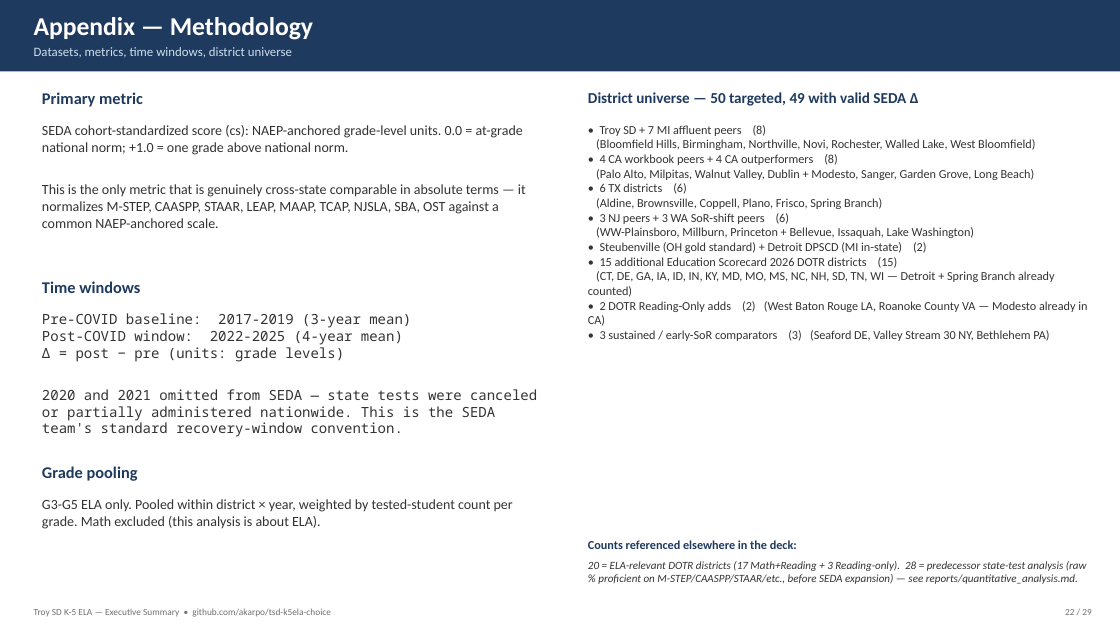
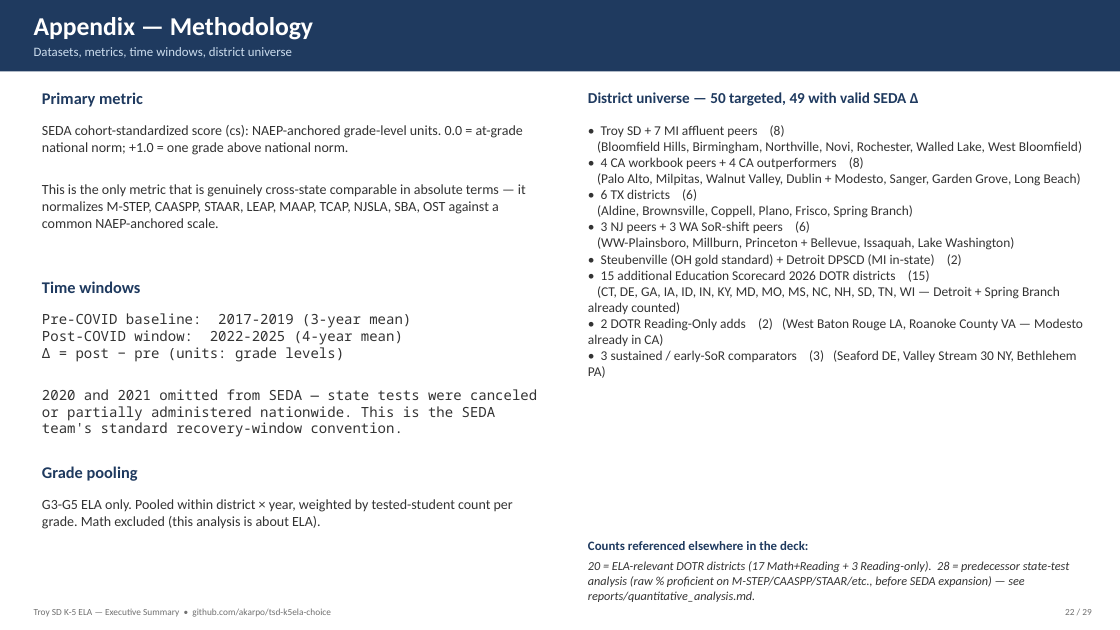
Before and after one commit to akarpo/tsd-k5ela-choice, a slide deck: slide 22 of analysis/Troy_K5_ELA_Executive_Summary.pptx. Drawn at 1120x630 pixels with LibreOffice and Linux fonts; fonts in the diff are those of the drawing. Boxes give left, top, right and bottom in pixels: in the first picture for what was removed or moved away, otherwise in the second. Text is boxed around its words. In the diff, an @@ line names an element or a change of style, - is before the commit and + after.

```diff
--- a/analysis/Troy_K5_ELA_Executive_Summary.pptx
+++ b/analysis/Troy_K5_ELA_Executive_Summary.pptx
@@ text "• Troy SD + 7 ..." at <box>588,125,1083,378</box>: size 10.5 to 11.5 pt @@
@@ text "Counts referenced elsewhere in the ..." at <box>588,541,808,550</box>: size 10.5 to 11 pt @@
@@ text "20 = ELA-relevant DOTR districts ..." at <box>588,561,1070,602</box>: size 9.5 to 10.5 pt @@
```
Also in this commit, not shown: 5 other slides changed, 8 other files.
